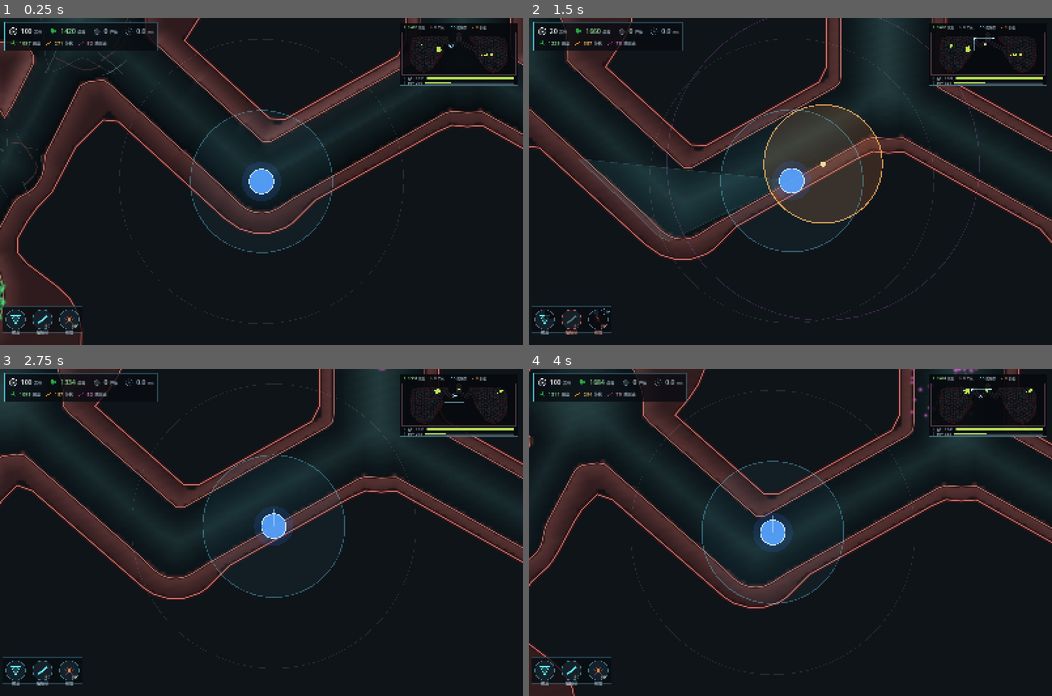
Above: before the commit, frames 1-4 (two rows, left to right).
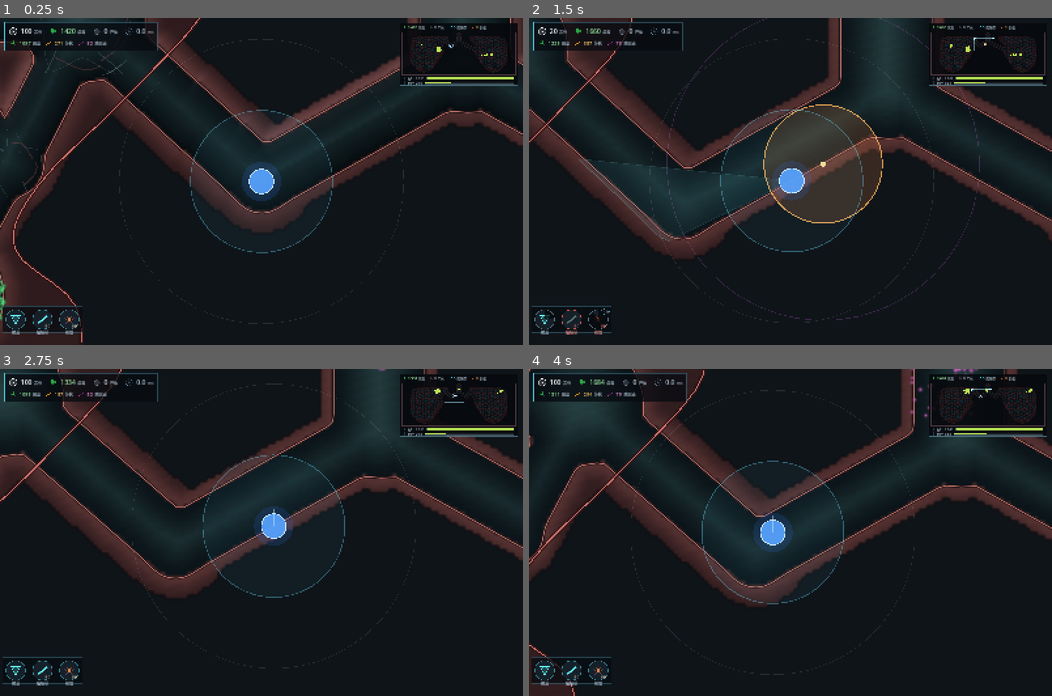
Above: after the commit, the same moments.

Repository: yanyanzi620/gamecreation
Game: Godot game, scene res://scenes/main.tscn
The game is run twice, just before and just after one commit, with the same random seed, the same clock (stepped at 60 frames per second) and the same inputs.
Inputs (mouse positions are in pixels of both pictures, inside the frame that each line leads up to):
- Up to frame 1 (0.25 s): no input
- Up to frame 2 (1.5 s): tap Enter at 0.5 s; move the mouse to (905, 165) at 0.52 s; hold D 0.53-1.25 s; tap F at 0.6 s; click (905, 165) at 0.67 s; tap Space at 0.77 s; drag from (685, 197) to (764, 246) at 1.27 s
- Up to frame 3 (2.75 s): move the mouse to (313, 460) at 2.02 s; hold D from 2.03 s (still down); tap R at 2.1 s
- Up to frame 4 (4 s): release D at 2.75 s; drag from (764, 597) to (633, 483) at 2.77 s; move the mouse to (947, 581) at 3.52 s; hold A from 3.53 s (still down); tap M at 3.6 s; tap Space at 3.77 s

The runs differ from the first frame. In frame 1, 1.2% of the frame differs, in the area x 2-100%, y 0-100%; in frame 2, 1.1%; in frame 3, 1.1%; in frame 4, 1.2%.

Commit message:
perf(map): 胸膜线直接复用生成轮廓，去掉一次行进方块重采样
- 生成器输出平滑闭合肺叶多边形时顺手交给 OrganMap 做胸膜渲染线
- 省掉 build_clip_contours 全图采样，换图总载入 1.31s -> 1.02s
- 胸膜亮线关闭抗锯齿，消除长折线上的点状断痕
- 文档同步最终验收：四种子 34/34、build 241~275ms、27,679 颗模拟 3.23ms/帧

Diff:
--- a/scripts/world/lung_gen.gd
+++ b/scripts/world/lung_gen.gd
@@ -133,6 +133,8 @@
 		right.append(Vector2(size.x - p.x, p.y))
 	m.add_clip_polygon(left)
 	m.add_clip_polygon(right)
+	# 胸膜渲染线直接用这两圈采样点：形状最准、零重采样成本。
+	m.set_clip_render_loops([left, right])
 	# 中间只有左右两叶之间的体腔，不放任何轮廓
 
 
--- a/scripts/world/organ_map.gd
+++ b/scripts/world/organ_map.gd
@@ -510,6 +510,15 @@
 
 func clip_loop_is_closed(i: int) -> bool:
 	return i >= 0 and i < _clip_closed.size() and bool(_clip_closed[i])
+
+
+# 生成器已经有一圈平滑闭合轮廓时，直接拿来做胸膜渲染线：
+# 省掉一次行进方块重采样，也不会在长折线上出现点状断痕。
+func set_clip_render_loops(arr: Array) -> void:
+	clip_loops = arr
+	_clip_closed = []
+	for lp in arr:
+		_clip_closed.append(true)
 
 
 # 行进方块在鞍点处会让两条子轮廓在一个点上相触，
--- a/scripts/world/organ_view.gd
+++ b/scripts/world/organ_view.gd
@@ -250,4 +250,4 @@
 	for pl in _clip_rings:
 		draw_polyline(pl, Color(0.20, 0.075, 0.085, 0.65), 9.0, true)
 	for pl2 in _clip_rings:
-		draw_polyline(pl2, Color(0.88, 0.49, 0.45, 0.88), 2.3, true)
+		draw_polyline(pl2, Color(0.88, 0.49, 0.45, 0.88), 2.3, false)
Not shown, changed: docs/任务看板.md
Not shown, changed: docs/地图与装饰层.md
Not shown, changed: docs/系统设计书.md
